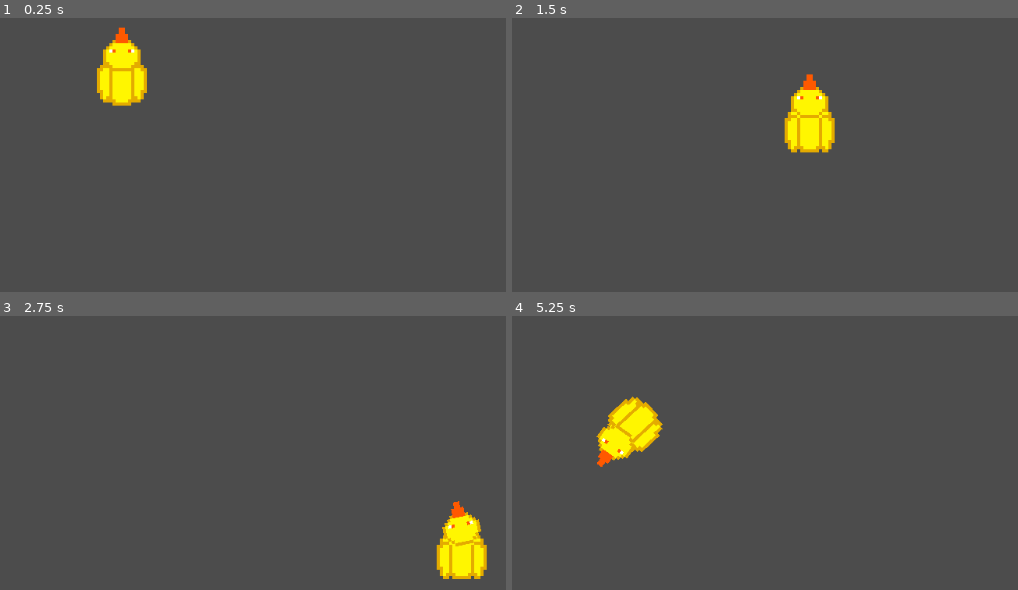
Above: before the commit, frames 1-4 (two rows, left to right).
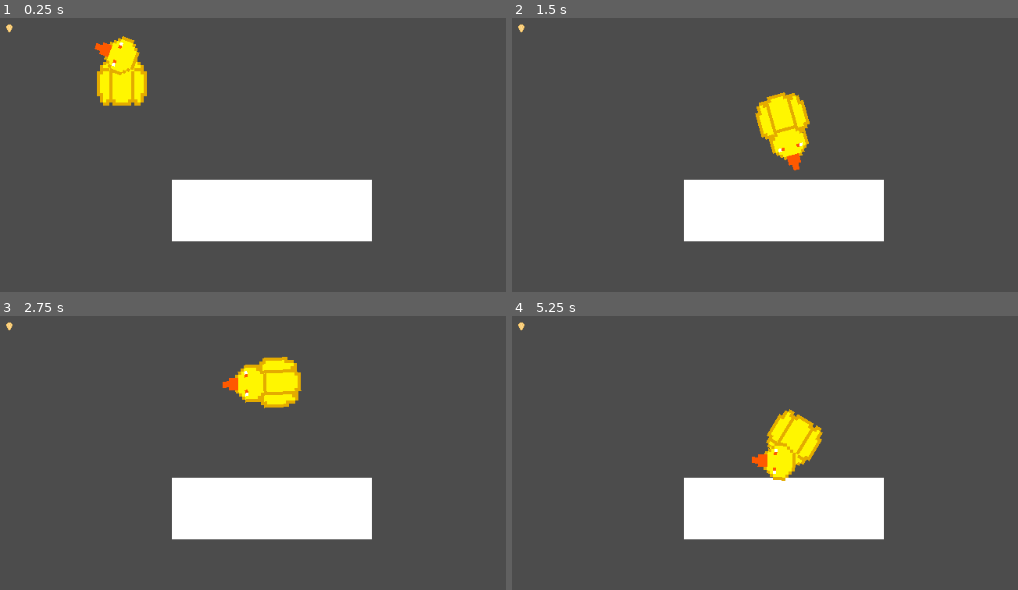
Above: after the commit, the same moments.

Repository: ImUrX/huevofight
Game: Godot game, scene res://scenes/Game.tscn
Same seed, same stepped clock (60 frames per second), same inputs: the game is played once before the commit and once after it. Before the commit the project has no main scene; this scene is started directly in both runs.
Inputs (mouse positions are in pixels of both pictures, inside the frame that each line leads up to):
- Up to frame 1 (0.25 s): no input
- Up to frame 2 (1.5 s): tap Enter at 0.5 s; move the mouse to (871, 138) at 0.52 s; hold Right (ui_right) 0.53-1.28 s; hold Space (move, bound only after the commit) 0.53-1.28 s; move the mouse to (532, 185) at 1.27 s; hold Down (ui_down) from 1.28 s (still down); tap Space (move, bound only after the commit) at 1.35 s
- Up to frame 3 (2.75 s): move the mouse to (263, 357) at 2.02 s; release Down (ui_down) at 2.03 s; hold Right (ui_right) from 2.03 s (still down); hold Space (move, bound only after the commit) from 2.03 s (still down)
- Up to frame 4 (5.25 s): move the mouse to (653, 551) at 2.77 s; release Right (ui_right) at 2.78 s; release Space (move, bound only after the commit) at 2.78 s; hold Up (ui_up) 2.78-3.53 s; tap Space (move, bound only after the commit) at 2.85, 4.35 s; move the mouse to (931, 529) at 3.52 s; hold Space (move, bound only after the commit) 3.53-4.28 s; hold Left (ui_left) 3.53-5.03 s; move the mouse to (outside the picture) at 4.27 s; move the mouse to (734, 458) at 5.02 s; hold Down (ui_down) from 5.03 s (still down); hold Space (move, bound only after the commit) from 5.03 s (still down)

The runs differ from the first frame. In frame 1, 9.8% of the frame differs, in the area x 1-74%, y 2-82%; in frame 2, 12%; in frame 3, 13%, in the area x 1-97%, y 2-96%; in frame 4, 13%.

Commit message:
continue gameplay code

Diff:
--- a/project.godot
+++ b/project.godot
@@ -16,6 +16,7 @@
 [application]
 
 config/name="Eggfight"
+run/main_scene="res://scenes/Game.tscn"
 config/icon="res://icon.png"
 
 [input]
@@ -48,12 +49,20 @@
 , Object(InputEventKey,"resource_local_to_scene":false,"resource_name":"","device":0,"alt":false,"shift":false,"control":false,"meta":false,"command":false,"pressed":false,"scancode":83,"unicode":0,"echo":false,"script":null)
  ]
 }
+move={
+"deadzone": 0.5,
+"events": [ Object(InputEventKey,"resource_local_to_scene":false,"resource_name":"","device":0,"alt":false,"shift":false,"control":false,"meta":false,"command":false,"pressed":false,"scancode":32,"unicode":0,"echo":false,"script":null)
+ ]
+}
 
 [layer_names]
 
 2d_physics/layer_1="wall"
 2d_physics/layer_2="player"
 2d_physics/layer_3="beak"
+2d_physics/layer_4="back"
+2d_physics/layer_5="head"
+2d_physics/layer_6="egg"
 
 [physics]
 
--- a/scenes/Game.tscn
+++ b/scenes/Game.tscn
@@ -1,11 +1,14 @@
-[gd_scene load_steps=8 format=2]
+[gd_scene load_steps=13 format=2]
 
 [ext_resource path="res://sprites/Pollito_Cuerpo.png" type="Texture" id=1]
 [ext_resource path="res://sprites/Pollito_Cabeza.png" type="Texture" id=2]
 [ext_resource path="res://scripts/Player.gd" type="Script" id=3]
+[ext_resource path="res://sprites/Semilla.png" type="Texture" id=4]
 
-[sub_resource type="RectangleShape2D" id=1]
-extents = Vector2( 32, 26 )
+[sub_resource type="PhysicsMaterial" id=7]
+
+[sub_resource type="RectangleShape2D" id=8]
+extents = Vector2( 128.224, 40.4478 )
 
 [sub_resource type="AtlasTexture" id=2]
 atlas = ExtResource( 1 )
@@ -23,24 +26,90 @@
 "speed": 2.0
 } ]
 
+[sub_resource type="RectangleShape2D" id=1]
+extents = Vector2( 32, 26 )
+
+[sub_resource type="RectangleShape2D" id=5]
+extents = Vector2( 4, 4 )
+
+[sub_resource type="RectangleShape2D" id=6]
+extents = Vector2( 4, 4 )
+
 [node name="Game" type="Node2D"]
+
+[node name="StaticBody2D" type="StaticBody2D" parent="."]
+position = Vector2( 622.035, 363.076 )
+collision_mask = 2
+physics_material_override = SubResource( 7 )
+
+[node name="ColorRect" type="ColorRect" parent="StaticBody2D"]
+margin_left = -123.054
+margin_top = -39.0
+margin_right = 132.946
+margin_bottom = 40.0
+__meta__ = {
+"_edit_use_anchors_": false
+}
+
+[node name="CollisionShape2D" type="CollisionShape2D" parent="StaticBody2D"]
+visible = false
+position = Vector2( 5, 0 )
+shape = SubResource( 8 )
+
+[node name="Semilla" type="Sprite" parent="."]
+position = Vector2( 290.854, 130.23 )
+texture = ExtResource( 4 )
 
 [node name="Player" type="KinematicBody2D" parent="."]
 position = Vector2( 434.981, 197.192 )
 collision_layer = 2
 script = ExtResource( 3 )
 
-[node name="CollisionShape2D" type="CollisionShape2D" parent="Player"]
+[node name="Cuerpo" type="AnimatedSprite" parent="Player"]
+scale = Vector2( 4, 4 )
+frames = SubResource( 4 )
+playing = true
+
+[node name="ColisionCuerpo" type="CollisionShape2D" parent="Player"]
+visible = false
 position = Vector2( 0, 6 )
 shape = SubResource( 1 )
 
-[node name="AnimatedSprite" type="AnimatedSprite" parent="Player"]
-scale = Vector2( 4, 4 )
-frames = SubResource( 4 )
-frame = 1
-playing = true
+[node name="Cabeza" type="Area2D" parent="Player"]
+position = Vector2( 0, -32 )
+input_pickable = false
+gravity_vec = Vector2( 0, 0 )
+gravity = 0.0
+collision_layer = 16
+collision_mask = 32
 
-[node name="Cabeza" type="Sprite" parent="Player"]
-position = Vector2( 0, -32 )
+[node name="Sprite" type="Sprite" parent="Player/Cabeza"]
 scale = Vector2( 4, 4 )
 texture = ExtResource( 2 )
+
+[node name="Pico" type="Area2D" parent="Player/Cabeza"]
+input_pickable = false
+collision_layer = 4
+collision_mask = 8
+
+[node name="CollisionShape2D" type="CollisionShape2D" parent="Player/Cabeza/Pico"]
+visible = false
+position = Vector2( 0, -32 )
+shape = SubResource( 5 )
+
+[node name="CollisionPolygon2D" type="CollisionPolygon2D" parent="Player/Cabeza"]
+visible = false
+scale = Vector2( 4, 4 )
+polygon = PoolVector2Array( 2, -5, 3, -5, 3, -4, 4, -4, 4, -3, 5, -3, 5, -2, 6, -2, 6, 2, 5, 2, 5, 3, 4, 3, 4, 4, 3, 4, 3, 5, -3, 5, -3, 4, -4, 4, -4, 3, -5, 3, -5, 2, -6, 2, -6, -2, -5, -2, -5, -3, -4, -3, -4, -4, -3, -4, -3, -5, -2, -5 )
+
+[node name="Culo" type="Area2D" parent="Player"]
+input_pickable = false
+gravity_vec = Vector2( 0, 0 )
+gravity = 0.0
+collision_layer = 8
+collision_mask = 4
+
+[node name="CollisionShape2D" type="CollisionShape2D" parent="Player/Culo"]
+visible = false
+position = Vector2( 0, 28 )
+shape = SubResource( 6 )
--- a/scripts/Player.gd
+++ b/scripts/Player.gd
@@ -2,46 +2,55 @@
 
 
 # Declare member variables here. Examples:
+var head_distance = 1500
 var speed = 300
 var velocity = Vector2()
+var rotation_weight = 5
+var body_speed = .15
 
 # Called when the node enters the scene tree for the first time.
 func _ready():
 	pass
 
-func get_input():
+var elapsed_move = .0
+func get_input(delta):
 	velocity = Vector2()
-	if Input.is_action_pressed('ui_right'):
-		velocity.x += 1
-	if Input.is_action_pressed('ui_left'):
-		velocity.x -= 1
-	if Input.is_action_pressed('ui_down'):
-		velocity.y += 1
-	if Input.is_action_pressed('ui_up'):
-		velocity.y -= 1
-	velocity = velocity.normalized() * speed
+	var mouse = get_global_mouse_position()
+	var head_pos = $Cabeza.global_position
+	if Input.is_action_pressed("move") && mouse.distance_squared_to(head_pos) > head_distance:
+		elapsed_move += delta
+		var rads = atan2(mouse.y - head_pos.y, mouse.x - head_pos.x)
+		var rads_calc = inside_pi(rads + (90 * PI/180))
+
+		if abs(self.rotation - rads_calc) <= deg2rad(5):
+			self.rotation = rads_calc
+			elapsed_move = .0
+		else:
+			self.rotation = lerp_angle(self.rotation, rads_calc, elapsed_move/rotation_weight)
+		velocity = Vector2(cos(rads), sin(rads)) * speed
+	else:
+		elapsed_move = .0
 
 func _physics_process(delta):
-	get_input()
+	get_input(delta)
 	move_and_collide(velocity * delta)
 
+func inside_pi(input):
+	if input > PI:
+		input -= 2*PI
+	elif input < -PI:
+		input += 2*PI
+	return input
 
-func _input(event):
-	if event is InputEventMouseMotion:
-		var head_pos = $Cabeza.global_position
-		var rads = atan2(event.position.y - head_pos.y, event.position.x - head_pos.x)
-		var inverse_self = self.rotation - PI
-		if inverse_self > PI:
-			inverse_self -= 2*PI
-		elif inverse_self < -PI:
-			inverse_self += 2*PI
-		print(rads)
-		print($Cabeza.rotation)
-		print(self.rotation)
-		print(inverse_self)
-		if (self.rotation >= 0 && rads < self.rotation && rads > inverse_self) || (self.rotation < 0 && rads < self.rotation && rads < inverse_self):
-			$Cabeza.rotation = rads + (90 * PI/180) - self.rotation
-		elif $Cabeza.rotation > 0:
-			self.rotation = rads
+func _process(delta):
+	var mouse = get_global_mouse_position()
+	var head_pos = $Cabeza.global_position
+	var rads = atan2(mouse.y - head_pos.y, mouse.x - head_pos.x)
+	var inverse_self = inside_pi(self.rotation - PI)
+	if (self.rotation >= 0 && rads < self.rotation && rads > inverse_self) || (self.rotation < 0 && (rads > self.rotation) == (rads > inverse_self)):
+		$Cabeza.rotation = inside_pi(rads + (90 * PI/180) - self.rotation)
+	elif mouse.distance_squared_to(head_pos) > head_distance:
+		if $Cabeza.rotation > 0:
+			self.rotation = lerp_angle(self.rotation, rads, body_speed)
 		elif $Cabeza.rotation < 0:
-			self.rotation = rads - PI
+			self.rotation = lerp_angle(self.rotation, inside_pi(rads - PI), body_speed)
Binary file added: sprites/Semilla.png
Not shown, added: sprites/Semilla.png.import
Not shown, changed: .gitignore
